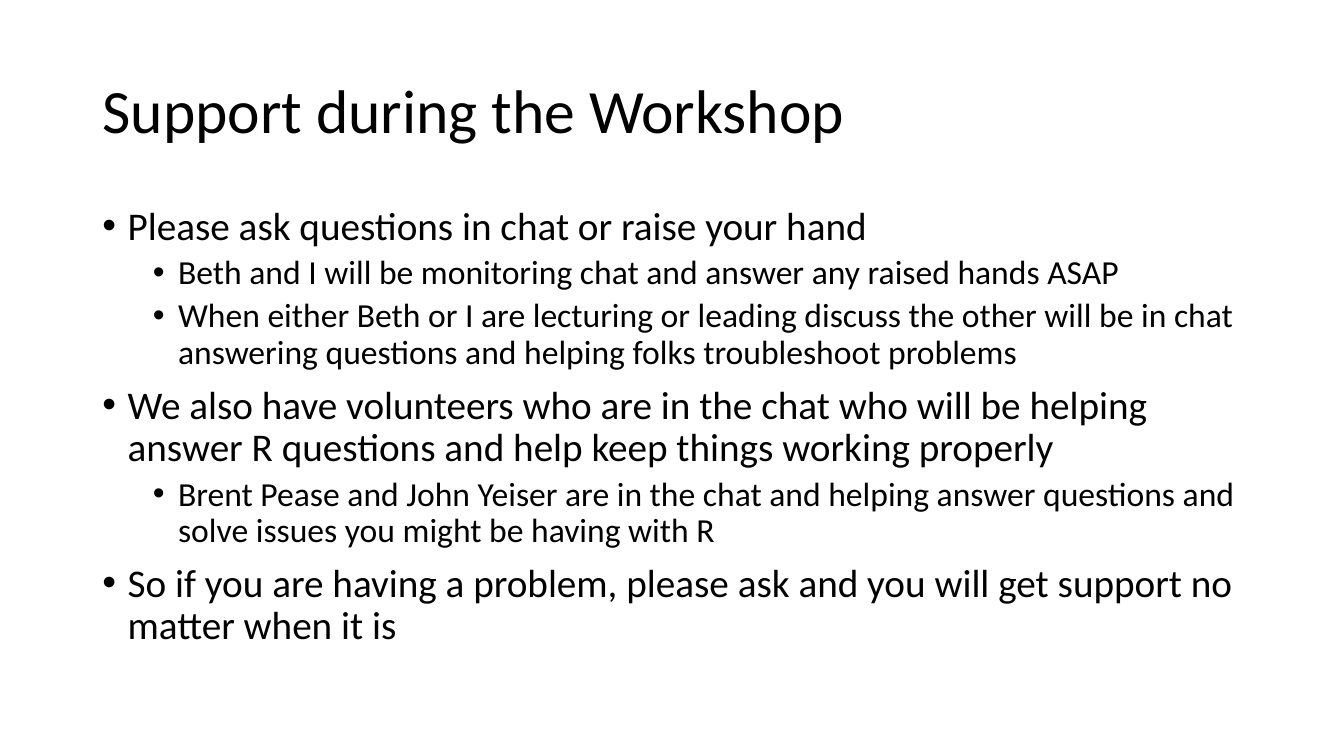
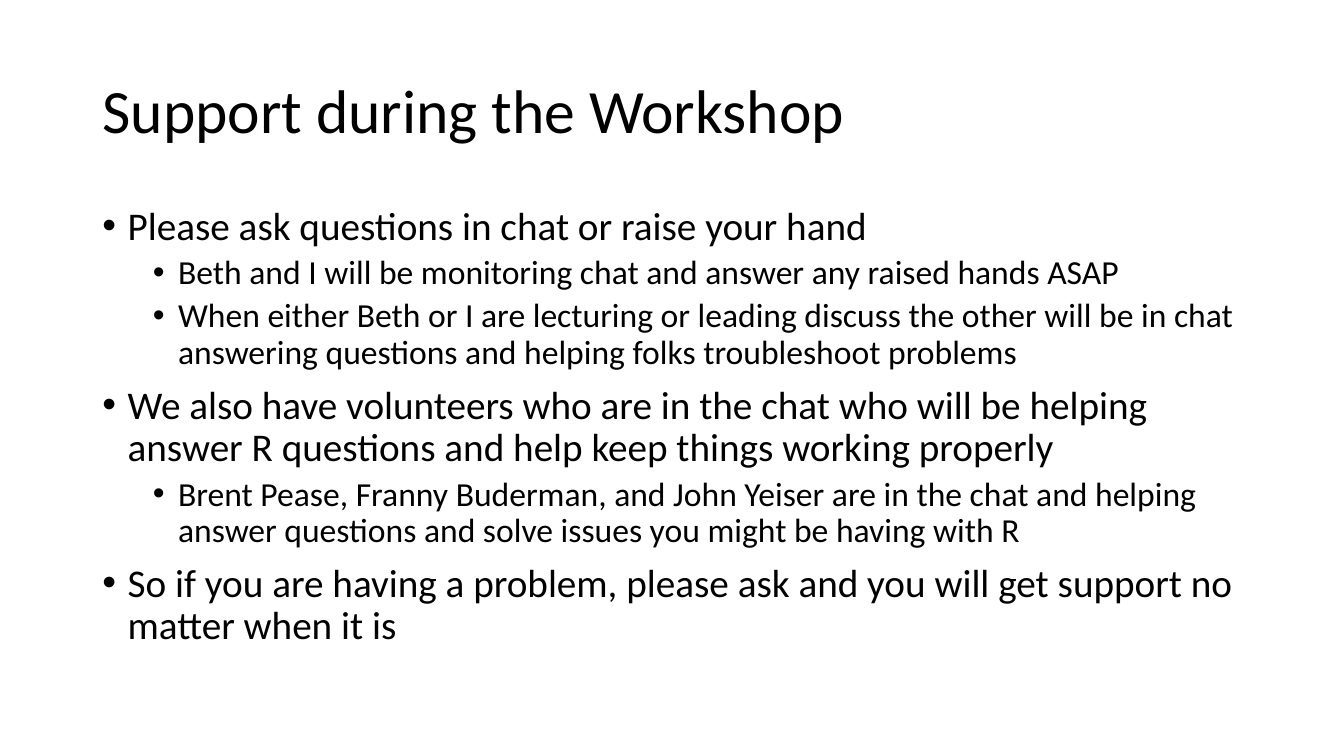
Before and after one commit to evanmadams/NAOC2020-Count-Data-Workshop, a slide deck: slide 6 of lessons/workshop_introduction.pptx. Drawn at 1344x756 pixels with LibreOffice and Linux fonts; fonts in the diff are those of the drawing. Boxes give left, top, right and bottom in pixels: in the first picture for what was removed or moved away, otherwise in the second. Text is boxed around its words. In the diff, an @@ line names an element or a change of style, - is before the commit and + after.

Commit message:
Hopefully the real final upload

```diff
--- a/lessons/workshop_introduction.pptx
+++ b/lessons/workshop_introduction.pptx
@@ text at (178, 482, 1196, 548): text changed @@
-  • Brent Pease and John Yeiser are in the chat and helping answer questions and solve issues you might be having with R
+  • Brent Pease, Franny Buderman, and John Yeiser are in the chat and helping answer questions and solve issues you might be having with R
```
